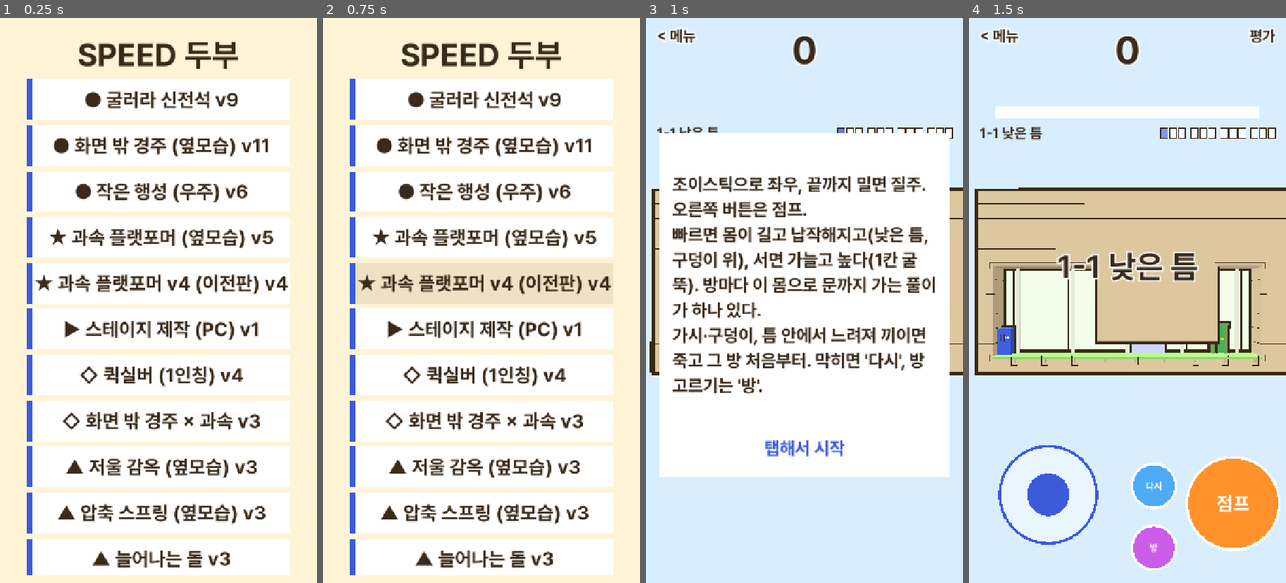
Above: before the commit, frames 1-4 (left to right).
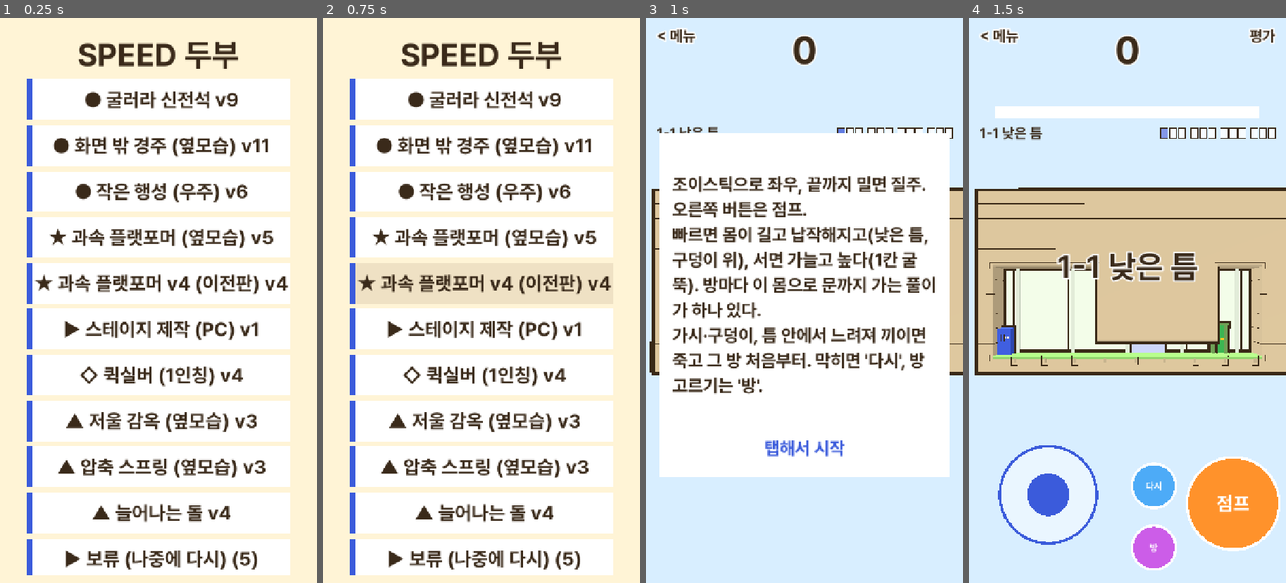
Above: after the commit, the same moments.

Repository: innollia/pai-games
Game: Godot game, scene res://main.tscn
Same seed, same stepped clock (60 frames per second), same inputs: the game is played once before the commit and once after it.
Inputs (mouse positions are in pixels of both pictures, inside the frame that each line leads up to):
- Up to frame 1 (0.25 s): no input
- Up to frame 2 (0.75 s): tap Enter at 0.5 s; move the mouse to (551, 272) at 0.52 s; hold Right from 0.53 s (still down); tap Z at 0.6 s; click (551, 272) at 0.67 s
- Up to frame 3 (1 s): keep holding Right; tap Space at 0.77 s
- Up to frame 4 (1.5 s): tap Space at 1.07, 1.25 s; release Right at 1.25 s; drag from (1064, 328) to (1111, 413) at 1.27 s

The runs differ from the first frame. In frame 1, 4.7% of the frame differs, in the area x 18-84%, y 69-98%; in frame 2, 4.7%; in frame 3, nothing differs; in frame 4, nothing differs.

Commit message:
과속 플랫포머 v5 방 고침(1-3 직진 클리어 막음: 시작 6열, 2-1 불가: 가시가 몸 높이에 있던 것 → 바닥·가시 한 줄 내림, 정답 입력 headless 확인), 늘어나는 돌 v4 옆모습 없앰(수로도 등뒤), 화면 밖 경주×과속 v3 별 2 → 2차 폐기
Co-Authored-By: Claude Opus 5.5 <noreply@anthropic.com>

Diff:
--- a/games/speed_tofu/g/overpower.gd
+++ b/games/speed_tofu/g/overpower.gd
@@ -83,6 +83,7 @@
 		"######################",
 	], "ents": [{"k": "start", "x": 1, "y": 10}, {"k": "door", "x": 2, "y": 4}]},
 	# 1-3 깨달음: 틈과 틈 사이의 높은 빈칸은 쉬는 곳이 아니다. 한 번 만든 납작함은 버리지 않고 이어 쓴다(2칸에선 멈출 수 없다).
+	# 시작은 틈A 바로 앞(6열): 그냥 오른쪽으로 밀면 2칸으론 납작해지지 못해 벽에 "꽝"(1-1처럼 물러나야 한다). 물러난 뒤 질주는 끊지 않고 두 틈을 한 번에.
 	{"name": "두 틈 한 질주", "rows": [
 		"######################",
 		"###########..#########",
@@ -96,8 +97,9 @@
 		"#.......###..####....#",
 		"#....................#",
 		"######################",
-	], "ents": [{"k": "start", "x": 1, "y": 10}, {"k": "door", "x": 19, "y": 10}]},
+	], "ents": [{"k": "start", "x": 6, "y": 10}, {"k": "door", "x": 19, "y": 10}]},
 	# 2-1 깨달음: 긴 몸은 2칸 구덩이에 빠지지 않는다. 뛸 천장이 없으니 걸어서는 빠지고 달려서만 건넌다.
+	# 몸은 9행에 서고(발 높이 2) 바닥은 10행. 10~11열은 바닥이 뚫린 2칸 구덩이, 그 밑(11행)이 가시. 7행 가시 천장: 서면 머리(3.8)가 가시 판정(4.15)에 안 닿고, 뛰면 바로 닿는다.
 	{"name": "구덩이 위", "rows": [
 		"######################",
 		"######################",
@@ -106,12 +108,12 @@
 		"######################",
 		"######################",
 		"######################",
-		"######################",
 		"#^^^^^^^^^^^^^^^^^^^^#",
 		"#....................#",
-		"#.........^^.........#",
-		"######################",
-	], "ents": [{"k": "start", "x": 1, "y": 10}, {"k": "hint", "x": 10, "y": 10, "shape": "long", "dx": 0.5}, {"k": "door", "x": 19, "y": 10}]},
+		"#....................#",
+		"##########..##########",
+		"##########^^##########",
+	], "ents": [{"k": "start", "x": 1, "y": 9}, {"k": "hint", "x": 10, "y": 9, "shape": "long", "dx": 0.5}, {"k": "door", "x": 19, "y": 9}]},
 	# 2-2 깨달음: 틈에서 열쇠였던 긴 몸이 구덩이 앞에선 방해다. 지나쳤으면 돌아와 느려진 몸으로 빠진다.
 	{"name": "지나친 구덩이", "rows": [
 		"######################",
--- a/games/speed_tofu/g/stretch_roll.gd
+++ b/games/speed_tofu/g/stretch_roll.gd
@@ -1,6 +1,6 @@
 extends Tofu
-## 늘어나는 돌 v3: 신전 돌이 저절로 구른다. 파랑=빨라야(납작) 지남, 주황=느려야(둥글게) 지남, 꼭대기 등이 초록이면 지금 몸으로 지난다. 둥근 채 파랑에 박히면 뒤로 튕겨 도움닫기부터 다시. 빠를수록 납작한 원반(낮고 좁고 길게), 느릴수록 둥근 공. 버튼 = 세우기(급제동). 끌기의 뜻·시점이 구역마다 바뀐다. 깃발을 지나면 죽어도 거기서 다시.
-## 1 등뒤 신전길: 끌기=방향(손 떼면 길을 따라감). 아치는 납작해야, 커브는 둥글어야, 다리 바람은 원반을 날린다. 2 옆모습 수로: 끌기=기울이기, 물은 원반만 튕기고 턱은 공만 넘는다. 3 위에서 광장: 바람 띠 사이로 낮은 문에. 4 추락: 원반은 멀리 활강, 세우면 공이 되어 뚝(너무 높으면 깨짐). 5 1인칭 성문 터널: 오르내리는 창살 밑을 몸 높이로 통과.
+## 늘어나는 돌 v4(옆모습 없앰 - 수로도 등뒤에서, 끌기 위아래=앞뒤 기울이기): 신전 돌이 저절로 구른다. 파랑=빨라야(납작) 지남, 주황=느려야(둥글게) 지남, 꼭대기 등이 초록이면 지금 몸으로 지난다. 둥근 채 파랑에 박히면 뒤로 튕겨 도움닫기부터 다시. 빠를수록 납작한 원반(낮고 좁고 길게), 느릴수록 둥근 공. 버튼 = 세우기(급제동). 끌기의 뜻·시점이 구역마다 바뀐다(옆모습 시점은 없다). 깃발을 지나면 죽어도 거기서 다시.
+## 1 등뒤 신전길: 끌기=방향(손 떼면 길을 따라감). 아치는 납작해야, 커브는 둥글어야, 다리 바람은 원반을 날린다. 2 등뒤 수로: 위로 끌기=앞으로 기울여 가속, 아래로=뒤로 기울여 감속. 물(물가 파랑 줄)은 원반만 튕기고 턱은 공만 넘는다(턱 양옆 등). 3 위에서 광장: 바람 띠 사이로 낮은 문에. 4 추락: 원반은 멀리 활강, 세우면 공이 되어 뚝(너무 높으면 깨짐). 5 1인칭 성문 터널: 오르내리는 창살 밑을 몸 높이로 통과(끌기는 수로와 같은 위아래 기울이기).
 # 한 문장: 나는 신전에서 풀려난 돌로서 빠를수록 납작한 원반이 되는 몸으로 굴러 신전 밖으로 탈출하지만, 빨라질수록 꺾이지 않고 바람에 날리며 턱에 걸리는 대가를 감수한다.
 
 const STONE := Color("efe1c4")
@@ -54,7 +54,7 @@
 const BRIDGE_SEG := 7
 const ARCH_Z := [-75.0, -212.0, -224.0, -455.0]
 const CORNER_Z := [-128.0, -250.0]  # 노란 띠(둥글게) 표시
-# 구역 2 수로 (옆모습): [수로 안 거리, 높이]. 같은 거리가 두 번이면 턱.
+# 구역 2 수로 (등뒤): [수로 안 거리, 높이]. 같은 거리가 두 번이면 턱.
 const K2 := [
 	[0.0, -5.0], [40.0, -13.0], [50.0, -13.4], [66.0, -13.8], [90.0, -16.0], [90.0, -15.1],
 	[100.0, -15.3], [145.0, -22.0], [176.0, -24.0], [184.0, -24.6], [204.0, -25.2],
@@ -99,7 +99,7 @@
 	[2, 0.0, Z2 - 2.0, 20.0], [3, 0.0, Z3 - 2.0, 16.0], [4, GATE_X, ZEND - 1.0, 23.0], [5, 0.0, Z5 - 2.0, 18.0], [5, 0.0, Z5 - 140.0, 18.0],
 ]
 const SKY := ["d8eeff", "d8eeff", "c5f6fa", "fff3bf", "d0ebff", "e5dbff"]
-const ZNAME := ["", "등뒤: 신전길", "옆모습: 수로", "위에서: 광장", "추락: 떠 있는 섬", "1인칭: 성문 터널"]
+const ZNAME := ["", "등뒤: 신전길", "등뒤: 수로", "위에서: 광장", "추락: 떠 있는 섬", "1인칭: 성문 터널"]
 
 
 class Pot:
@@ -165,6 +165,8 @@
 var clock := 0.0
 var drag_x := 0.0
 var press_x := 0.0
+var drag_y := 0.0
+var press_y := 0.0
 var roll_ph := 0.0
 var roll_acc := 0.0
 var was_flat := false
@@ -183,7 +185,8 @@
 
 
 func _setup() -> void:
-	howto = "돌은 저절로 구른다. 빠를수록 납작한 원반, 느릴수록 둥근 공.\n파랑(아치·관·문)은 빨라야(납작), 주황(커브·턱)은 느려야(둥글게) 지난다. 꼭대기 등이 초록이면 지금 몸으로 지난다.\n끌기: 방향(손 떼면 길을 따라감, 옆모습·터널에선 앞뒤 기울이기). 세우기: 급제동.\n1.5초 넘게 느리거나 떨어지면 끝. 깃발부터 다시."
+	howto = "돌은 저절로 구른다. 빠를수록 납작한 원반, 느릴수록 둥근 공.\n파랑(아치·관·문)은 빨라야(납작), 주황(커브·턱)은 느려야(둥글게) 지난다. 꼭대기 등이 초록이면 지금 몸으로 지난다.\n끌기: 방향(손 떼면 길을 따라감).
+수로·터널: 위로 끌면 앞으로 기울여 빨라지고, 아래로 끌면 느려진다. 세우기: 급제동.\n1.5초 넘게 느리거나 떨어지면 끝. 깃발부터 다시."
 	time_limit = 0.0
 	kit_button("brake", "세우기", Vector2(600, 1110), 100.0, A)
 	for k in 2:
@@ -591,6 +594,8 @@
 		var a := float(pl[0])
 		var b := float(pl[1])
 		bx(Vector3(0, float(pl[2]) - 3.0, Z2 - (a + b) * 0.5), Vector3(7.0, 6.0, b - a), WATER)
+		# 물가: 파랑 줄 = 빠르고 납작해야 물수제비
+		bx(Vector3(0, _p2(a) + 0.05, Z2 - a + 0.4), Vector3(7.0, 0.12, 0.8), B)
 	for pp: Array in PIPES:
 		var a := float(pp[0])
 		var b := float(pp[1])
@@ -598,19 +603,20 @@
 		_lamp(Vector3(0, _p2(a) + CLEAR + 3.6, Z2 - a), Vector3(7.2, 1.2, 1.2), 0)
 	for st: float in STEPS:
 		bx(Vector3(0, _p2(st) - STEP_H * 0.5, Z2 - st + 0.15), Vector3(7.2, STEP_H, 0.3), A)
-		_lamp(Vector3(-4.5, _p2(st) + 4.6, Z2 - st), Vector3(1.4, 1.4, 1.4), 1)
+		for sd: float in [-1.0, 1.0]:  # 턱 양옆 기둥 + 등 (등뒤에서 앞으로 보인다)
+			bx(Vector3(sd * 4.3, _p2(st) + 1.6, Z2 - st), Vector3(0.6, 3.2, 0.6), A)
+			_lamp(Vector3(sd * 4.3, _p2(st) + 3.8, Z2 - st), Vector3(1.4, 1.2, 1.2), 1)
 	var dd := 0.0
-	while dd < 380.0:
+	var sk := 0
+	while dd < 380.0:  # 양쪽 흰 말뚝 = 속도 기준물
 		if _pool(dd) < 0:
-			bx(Vector3(-4.5, _p2(dd) + 2.0, Z2 - dd), Vector3(0.6, 4.0, 0.6), WHITE)
-		dd += 12.0
-	# 먼 수도교 실루엣 (옆모습 배경)
-	var ad := 0.0
-	while ad < 400.0:
-		var hy := _p2(minf(ad, 379.0))
-		bx(Vector3(-45.0, hy + 4.0, Z2 - ad), Vector3(4.0, 30.0, 4.0), Color("99e9f2"))
-		bx(Vector3(-45.0, hy + 19.0, Z2 - ad - 15.0), Vector3(3.0, 2.0, 34.0), Color("99e9f2"))
-		ad += 34.0
+			bx(Vector3(-4.5 if sk % 2 == 0 else 4.5, _p2(dd) + 1.2, Z2 - dd), Vector3(0.5, 2.4, 0.5), WHITE)
+		dd += 8.0
+		sk += 1
+	# 아래 바다와 먼 언덕 (등뒤에서 보는 배경)
+	bx(Vector3(0, -70.0, Z2 - 200.0), Vector3(320, 1, 480), WATER)
+	for h: Array in [[-90.0, -80.0, HILL], [100.0, -170.0, LILAC], [-110.0, -280.0, LILAC], [90.0, -360.0, HILL]]:
+		bx(Vector3(float(h[0]), -40.0, Z2 + float(h[1])), Vector3(50, 60, 50), h[2])
 
 
 func _build3() -> void:
@@ -707,6 +713,7 @@
 		bx(Vector3(sd * 4.6, _p5(L5 * 0.5) + 3.5, Z5 - L5 * 0.5), Vector3(0.4, 9.0, L5 + 20.0), Color("eebefa"))
 	for st: float in STEPS5:
 		bx(Vector3(0, _p5(st) - STEP_H * 0.5, Z5 - st + 0.15), Vector3(7.2, STEP_H, 0.3), A)
+		_lamp(Vector3(0, _p5(st) + 6.4, Z5 - st), Vector3(6.0, 0.5, 0.5), 1)  # 턱 위 등: 지금 넘는가
 	for g: Array in GATES5:
 		var gz := Z5 - float(g[0])
 		var gy := _p5(float(g[0]))
@@ -793,8 +800,8 @@
 		hd_goal = hd
 		px = lerpf(px, 0.0, minf(1.0, dt * 5.0))
 		lat_v = 0.0
-		if held:
-			var ln := clampf((drag_x - press_x) / 160.0, -1.0, 1.0)
+		if held:  # 위로 끌기 = 앞으로 기울이기
+			var ln := clampf((press_y - drag_y) / 160.0, -1.0, 1.0)
 			lean_acc = ln * (3.0 if ln > 0.0 else 5.0)
 	else:
 		if not held:  # 손 떼면 길(섬) 쪽으로 천천히 돈다
@@ -957,7 +964,8 @@
 		elif pz < float(N1[BRIDGE_SEG][1]) + 6.0 and pz > float(N1[BRIDGE_SEG][1]) - 10.0:
 			_tip("bridge", "바람 다리: 둥글게 버텨")
 	elif zone == 2 and Z2 - pz > 30.0:
-		_tip("lean", "끌기 = 앞뒤 기울이기")
+		_tip("lean", "위로 끌기 = 앞으로(빨리)
+아래로 = 뒤로(느리게)")
 	elif zone == 4 and ZEND - pz > 3.0:
 		_tip("fall", "원반=멀리, 세우면 뚝\n노란 섬엔 꽂아라")
 	elif zone == 5 and Z5 - pz > 8.0:
@@ -1282,15 +1290,15 @@
 			look = Vector3(ap.x, ay, ap.y).lerp(P + f3 * la, 0.3)
 			fov = clampf(58.0 + v * 0.6, 58.0, 90.0)
 		2:
-			# 옆모습: 빠를수록 물러나고, 돌은 화면 왼쪽에 두어 앞(오른쪽)을 넓게
-			var dist2 := 18.0 + v * 0.35
-			fov = 50.0 + v * 0.3
-			var ah2 := 0.3 * 2.0 * dist2 * tan(deg_to_rad(fov * 0.5))
-			want = P + Vector3(dist2, 3.5, -ah2)
-			look = P + Vector3(0, 0.6, -ah2)
+			# 등뒤 수로: 구역 1처럼 뒤 위에서, 빠를수록 멀리 앞(물·관·턱)을 본다
+			var la2 := 16.0 + v * 0.8
+			var dl := minf(Z2 - pz + la2, 380.0)
+			want = P + Vector3(0, 4.5 + bh + v * 0.1, 9.0 + v * 0.22)
+			look = Vector3(0, _p2(dl), Z2 - dl).lerp(P + Vector3(0, 0, -la2), 0.3)
+			fov = clampf(58.0 + v * 0.6, 58.0, 90.0)
 		3:
 			want = P + Vector3(0, 30.0 + v * 0.45, 6.0)
-			look = P + Vector3(0, 0, -(8.0 + v * 0.5))
+			look = P + Vector3(0, 0, -(12.0 + v * 0.6))  # 앞을 조금 더 넓게
 			fov = 50.0
 		4:
 			want = P + Vector3(0, 13.0, 13.0)
@@ -1316,17 +1324,22 @@
 func _tap(p: Vector2) -> void:
 	drag_x = p.x
 	press_x = p.x
+	drag_y = p.y
+	press_y = p.y
 
 
 func _drag(p: Vector2) -> void:
 	if zone != 2 and zone != 5:
 		hd_goal -= (p.x - drag_x) * STEER
 	drag_x = p.x
+	drag_y = p.y
 
 
 func _lift(p: Vector2) -> void:
 	drag_x = p.x
 	press_x = p.x
+	drag_y = p.y
+	press_y = p.y
 
 
 func play(nm: String) -> void:
--- a/games/speed_tofu/main.gd
+++ b/games/speed_tofu/main.gd
@@ -12,7 +12,6 @@
 	["overpower_edit", "▶ 스테이지 제작 (PC)"],
 	# 합격작 유전 변형 10 (돌연변이·교배)
 	["quicksilver_fp", "◇ 퀵실버 (1인칭)"],
-	["screenrace_over", "◇ 화면 밖 경주 × 과속"],
 	# 메모 2차 7 (설계서 먼저 쓰고 첫 조각만 구현)
 	# 3세대 (유전 알고리즘: 평가 적합도 + Codex 아이디어 + 교배)
 	["scale_prison", "▲ 저울 감옥 (옆모습)"],
@@ -61,9 +60,11 @@
 	["phase_runner", "▲ 빠르면 투명 (← 과속 플랫포머)"],
 	["echo_bat", "▲ 초음파 박쥐 (← 레인월드)"],
 	["counterweight", "▲ 균형추 배달부 (← 저울 감옥)"],
+	# 7세대 뒤 평가: 최근 판 별 2
+	["screenrace_over", "◇ 화면 밖 경주 × 과속"],
 ]
 # 게임 버전: 강화할 때마다 올린다. 메뉴 글자 끝에 " v3" 로 붙고 평가 ver 에 "v3 <빌드>" 로 들어간다 (없으면 1)
-const GAME_VER := {"bigball": 3, "blade": 2, "blade_1p": 2,  …(998 unchanged characters)… p": 2, "speedthief": 2, "stretch_roll": 3, "superhot": 2, "sword": 2, "synapse":  …(140 unchanged characters)…
+const GAME_VER := {"bigball": 3, "blade": 2, "blade_1p": 2,  …(998 unchanged characters)… p": 2, "speedthief": 2, "stretch_roll": 4, "superhot": 2, "sword": 2, "synapse":  …(140 unchanged characters)…
 # 1차 폐기 (사용자 판정 탈락 + 첫 판 보존작). 메뉴의 "1차 폐기 (판정 탈락)" 폴더 안에서만 보인다
 const DROPPED := [
 	["quicksilver", "퀵실버 시티"],
Not shown, changed: games/speed_tofu/ver.txt
Not shown, changed: games/speed_tofu/FEEDBACK.md
Not shown, changed: games/speed_tofu/web/index.html
Not shown, changed: games/speed_tofu/web/index.pck
